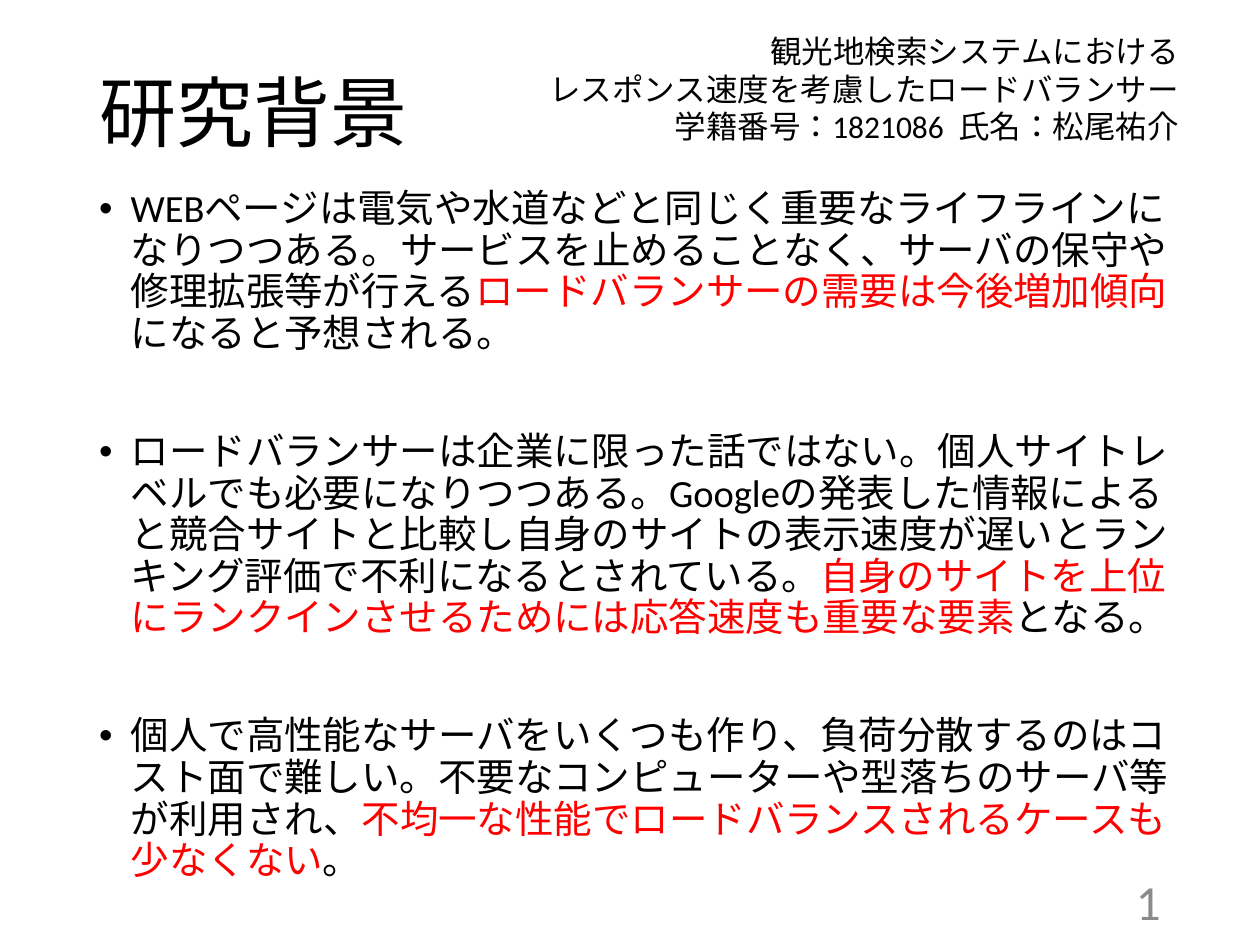
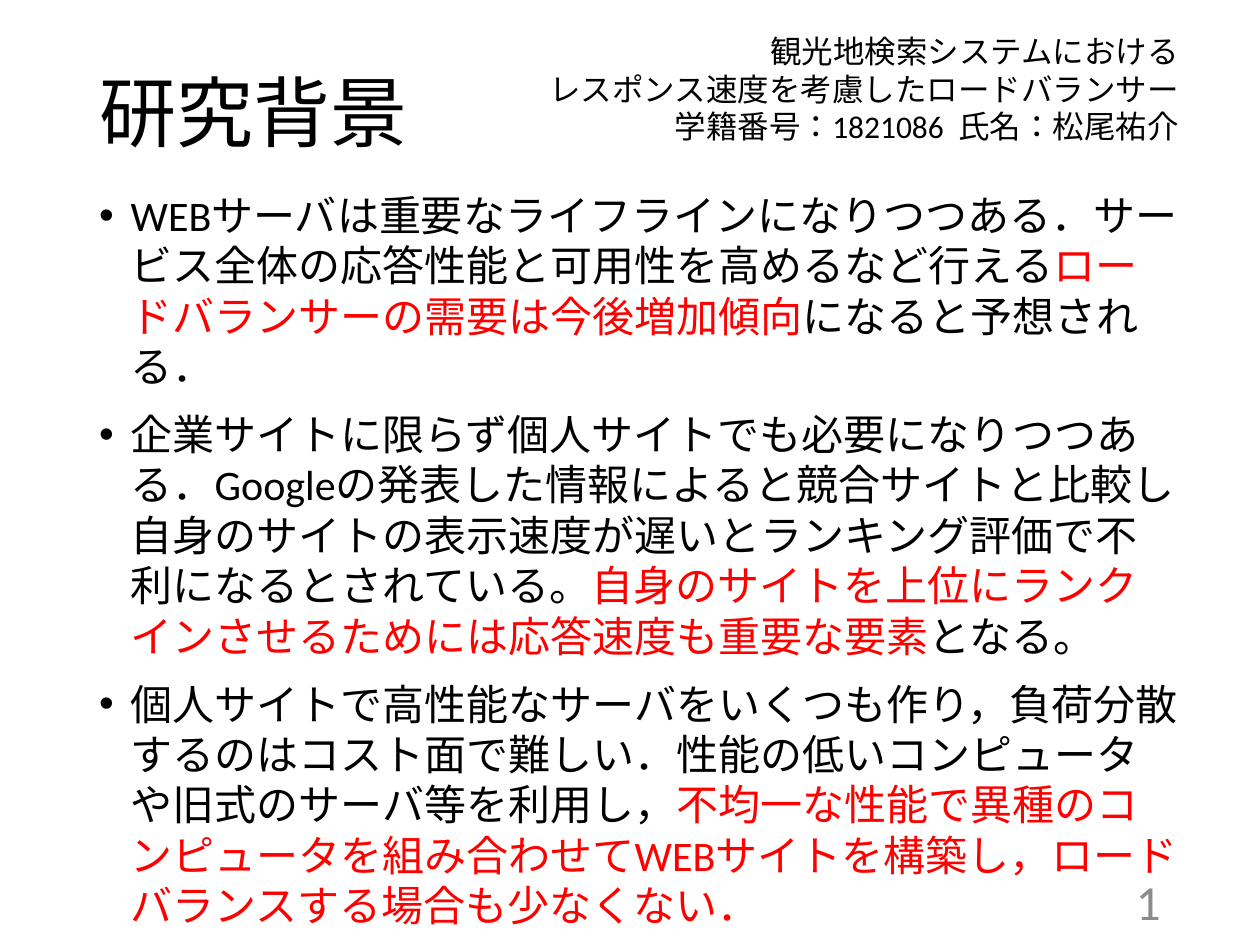
Before and after one commit to kait-takanolab/1821086_matsuo_thesis, a slide deck: slide 1 of 発表用/1821086_中間発表.pptx. Drawn at 1260x945 pixels with LibreOffice and Linux fonts; fonts in the diff are those of the drawing. Boxes give left, top, right and bottom in pixels: in the first picture for what was removed or moved away, otherwise in the second. Text is boxed around its words. In the diff, an @@ line names an element or a change of style, - is before the commit and + after.

Commit message:
修正中スライド2まで

```diff
--- a/発表用/1821086_中間発表.pptx
+++ b/発表用/1821086_中間発表.pptx
@@ text at (131, 196, 1178, 925): text changed; size 22 to 24 pt @@
-• WEBページは電気や水道などと同じく重要なライフラインになりつつある。サービスを止めることなく、サーバの保守や修理拡張等が行えるロードバランサーの需要は今後増加傾向になると予想される。
-• ロードバランサーは企業に限った話ではない。個人サイトレベルでも必要になりつつある。Googleの発表した情報によると競合サイトと比較し自身のサイトの表示速度が遅いとランキング評価で不利になるとされている。自身のサイトを上位にランクインさせるためには応答速度も重要な要素となる。
-• 個人で高性能なサーバをいくつも作り、負荷分散するのはコスト面で難しい。不要なコンピューターや型落ちのサーバ等が利用され、不均一な性能でロードバランスされるケースも少なくない。
+• WEBサーバは重要なライフラインになりつつある．サービス全体の応答性能と可用性を高めるなど行えるロードバランサーの需要は今後増加傾向になると予想される．
+• 企業サイトに限らず個人サイトでも必要になりつつある．Googleの発表した情報によると競合サイトと比較し自身のサイトの表示速度が遅いとランキング評価で不利になるとされている。自身のサイトを上位にランクインさせるためには応答速度も重要な要素となる。
+• 個人サイトで高性能なサーバをいくつも作り，負荷分散するのはコスト面で難しい．性能の低いコンピュータや旧式のサーバ等を利用し，不均一な性能で異種のコンピュータを組み合わせてWEBサイトを構築し，ロードバランスする場合も少なくない．
```
Also in this commit, not shown: 1 other slide changed.
